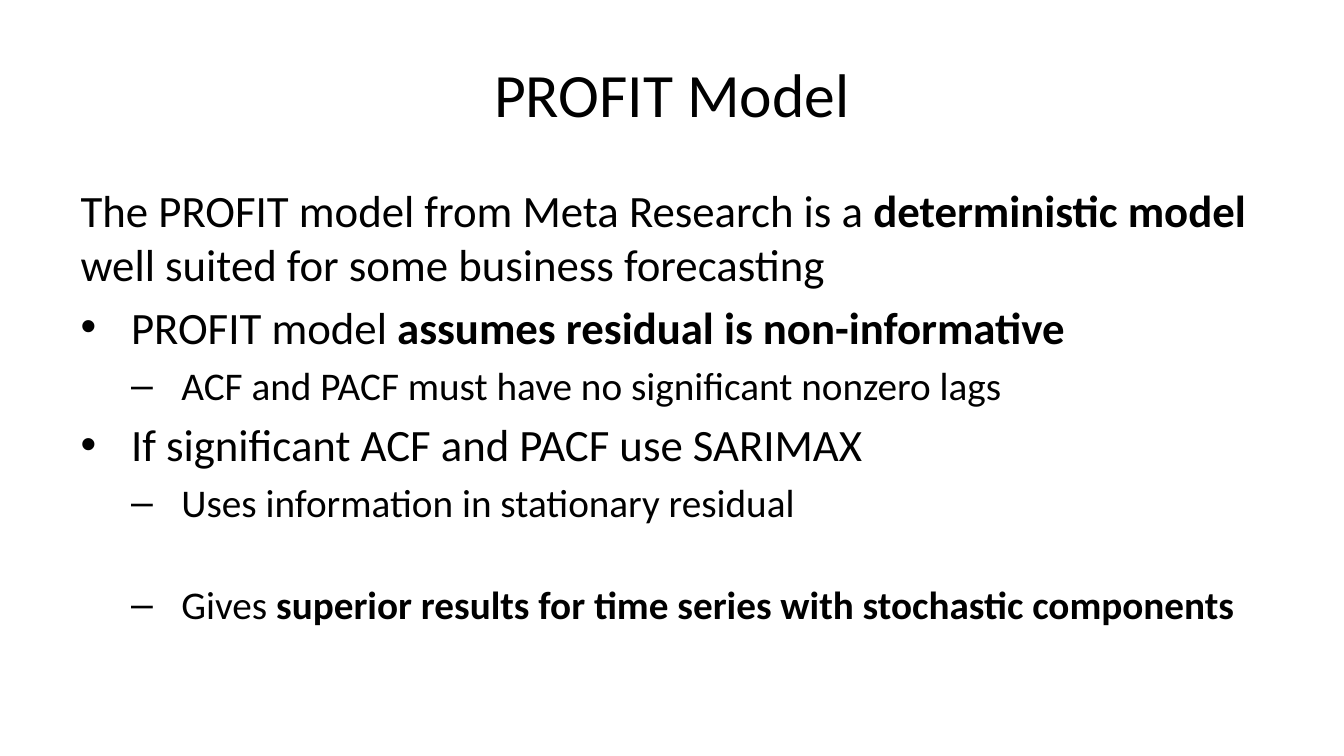
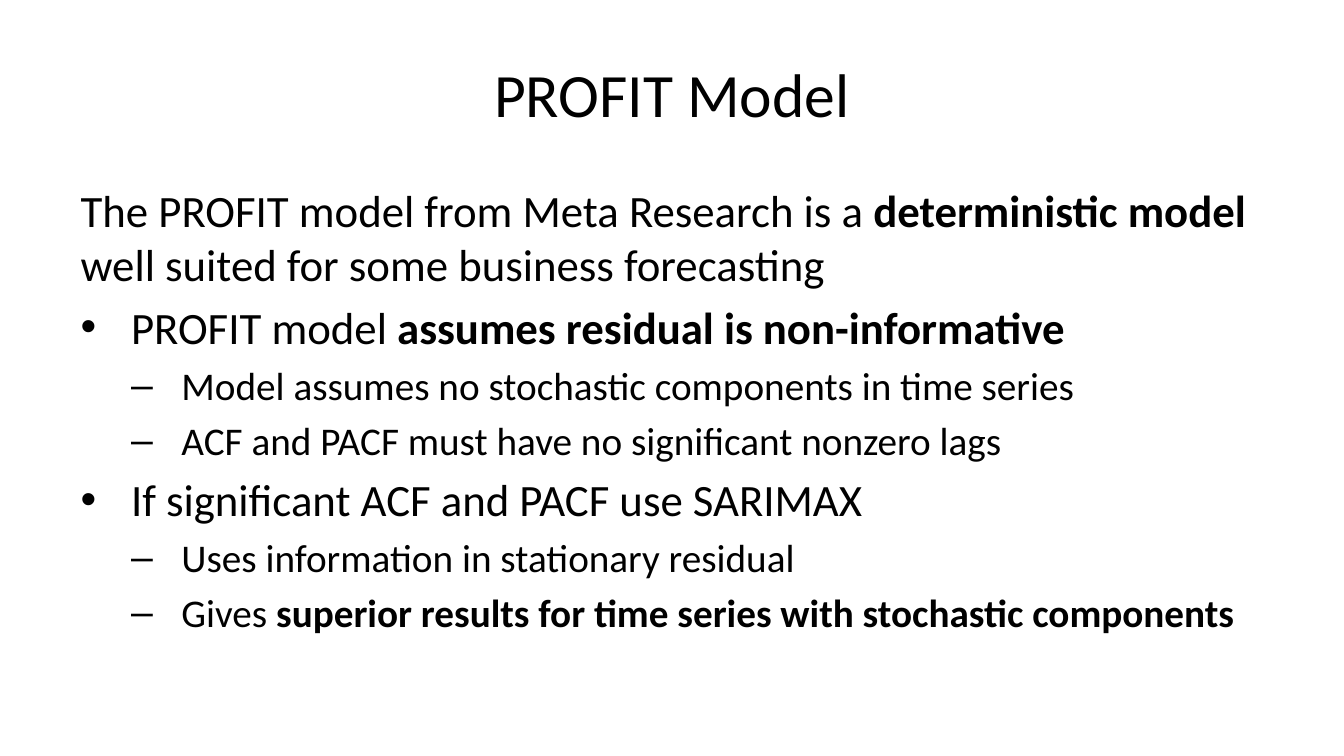
Before and after one commit to StephenElston/CSCI-E-83, a slide deck: slide 55 of LectureSlides/12_IntroductionToTimeSeriesForecasting.pptx (slide 48 before the commit). Drawn at 1344x756 pixels with LibreOffice and Linux fonts; fonts in the diff are those of the drawing. Boxes give left, top, right and bottom in pixels: in the first picture for what was removed or moved away, otherwise in the second. Text is boxed around its words. In the diff, an @@ line names an element or a change of style, - is before the commit and + after.

```diff
--- a/LectureSlides/12_IntroductionToTimeSeriesForecasting.pptx
+++ b/LectureSlides/12_IntroductionToTimeSeriesForecasting.pptx
@@ text at bbox=[181, 372, 1074, 407]: paragraph added @@
+  – Model assumes no stochastic components in time series
```
Also in this commit, not shown: 6 other slides changed, 13 slides added, 5 slides removed.
